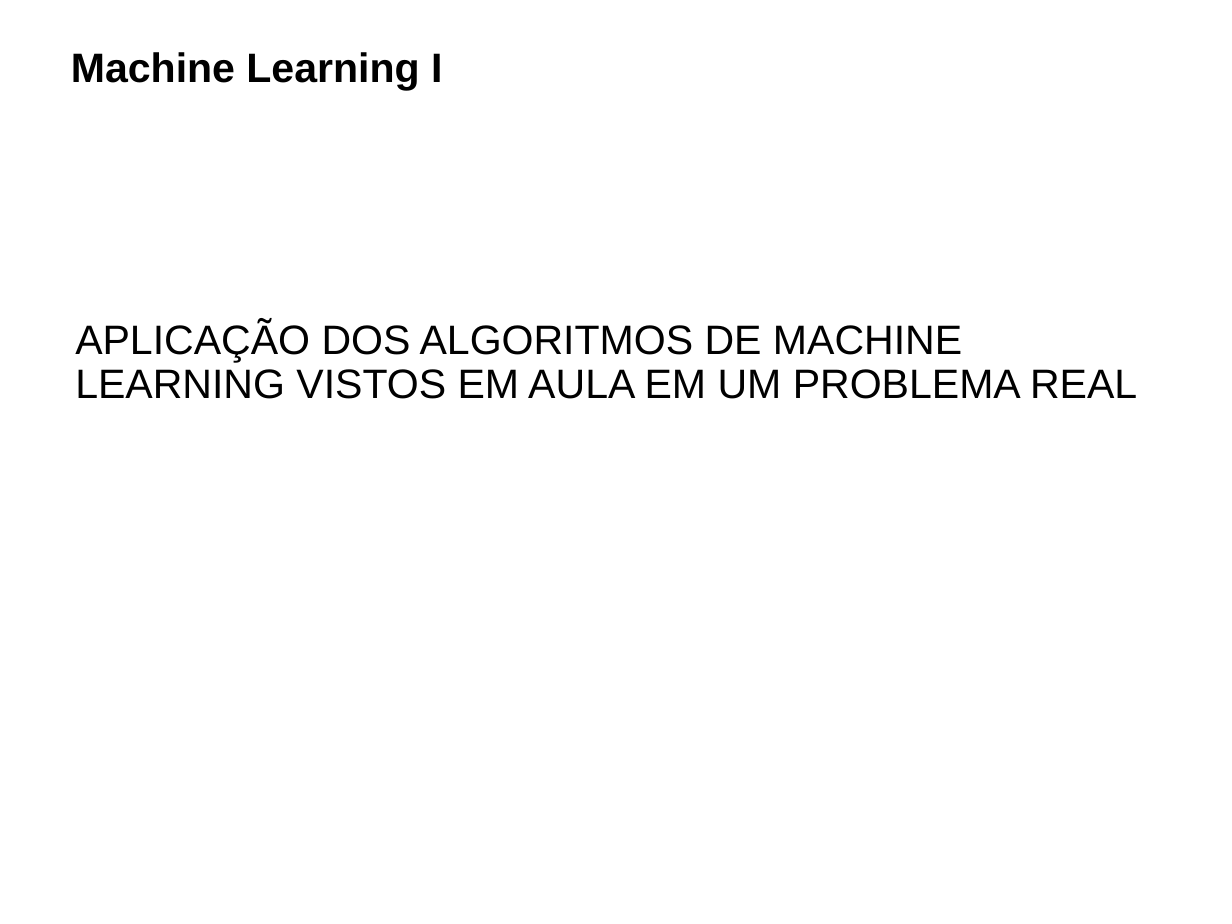
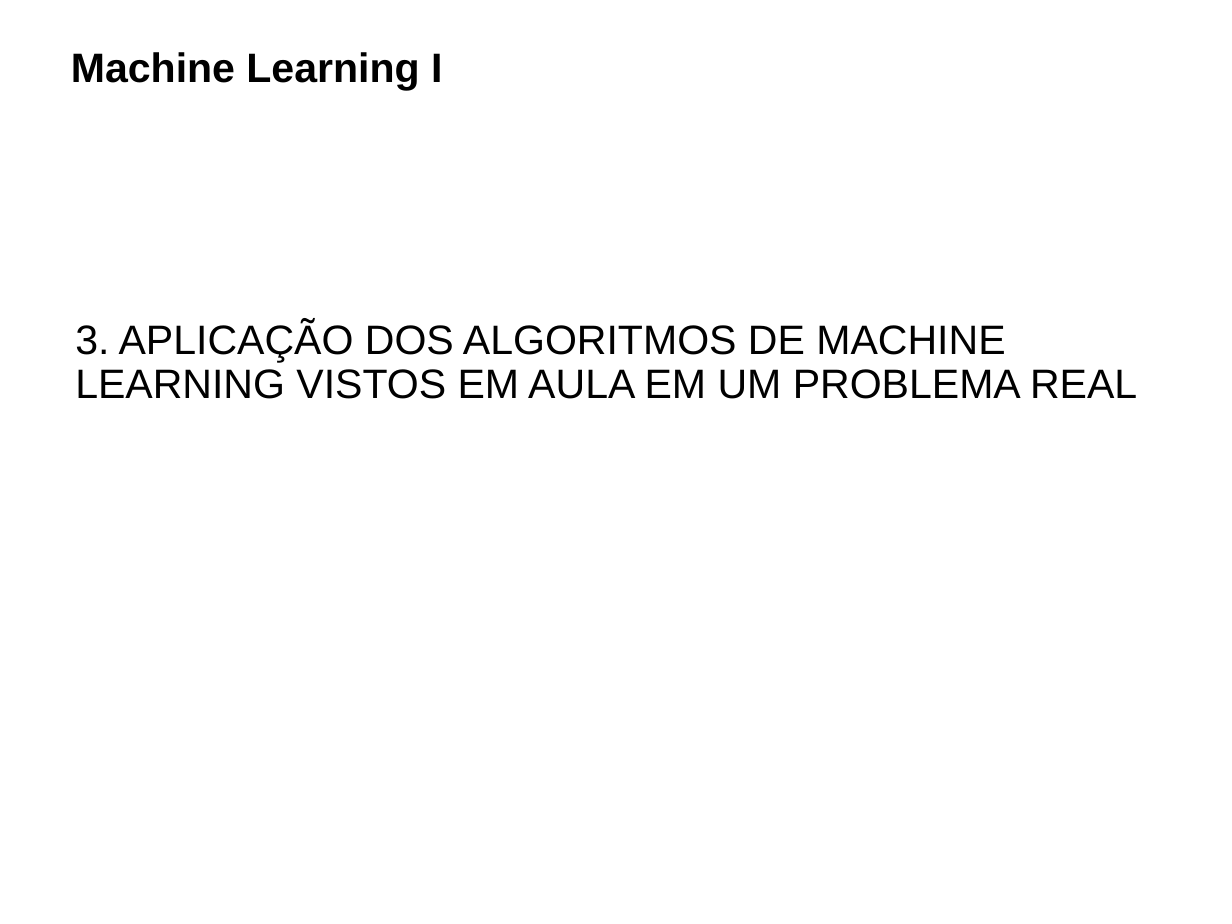
Before and after one commit to paciencia/moneyball_sandbox, a slide deck: slide 11 of slides/Atividade_02_problema_real_sem_ML.pptx (slide 6 before the commit). Drawn at 1232x924 pixels with LibreOffice and Linux fonts; fonts in the diff are those of the drawing; background and template pictures are left out. Boxes give left, top, right and bottom in pixels: in the first picture for what was removed or moved away, otherwise in the second. Text is boxed around its words. In the diff, an @@ line names an element or a change of style, - is before the commit and + after.

```diff
--- a/slides/Atividade_02_problema_real_sem_ML.pptx
+++ b/slides/Atividade_02_problema_real_sem_ML.pptx
@@ text at [75, 321, 1137, 399]: text changed @@
-APLICAÇÃO DOS ALGORITMOS DE MACHINE LEARNING VISTOS EM AULA EM UM PROBLEMA REAL
+3. APLICAÇÃO DOS ALGORITMOS DE MACHINE LEARNING VISTOS EM AULA EM UM PROBLEMA REAL
```
Also in this commit, not shown: 12 other slides changed.
